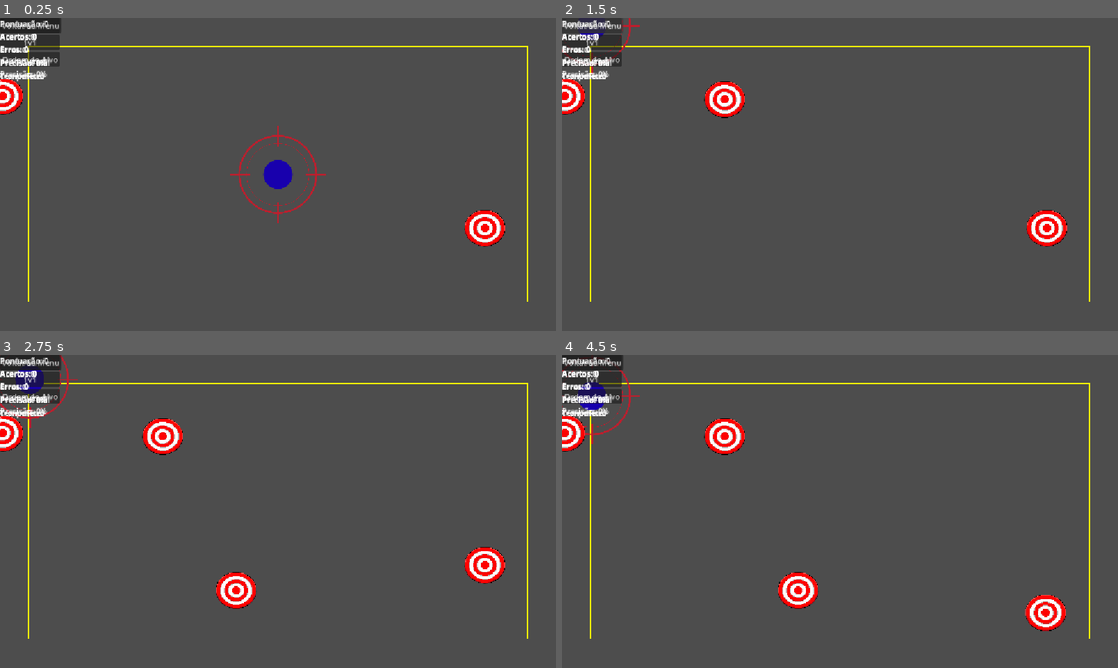
Above: before the commit, frames 1-4 (two rows, left to right).
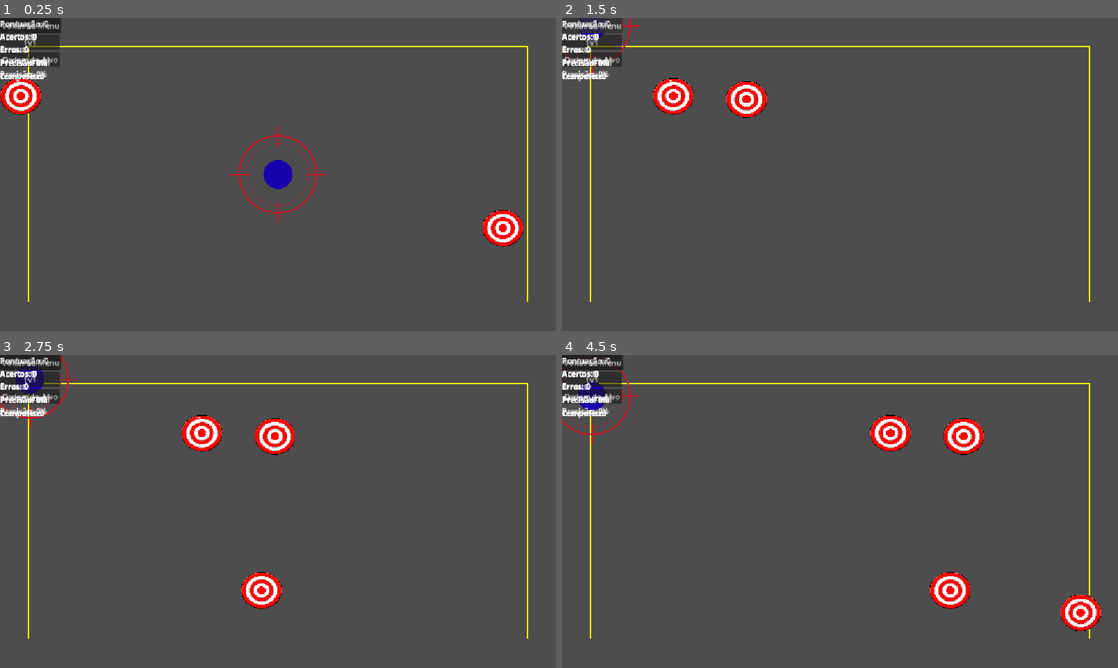
Above: after the commit, the same moments.

Repository: ditoslv/JOGO_CG2VA
Game: Godot game, scene res://main.tscn
Two runs of this game, one before a commit and one after it. Both use one fixed random seed, a clock stepped at 60 frames per second and the inputs below.
Inputs:
- Up to frame 1 (0.25 s): no input
- Up to frame 2 (1.5 s): click "Solo" at 0.5 s; click "Solo" at 1.25 s
- Up to frame 3 (2.75 s): click "1v1" at 2 s
- Up to frame 4 (4.5 s): click "Ordem do Alvo" at 2.75 s; click "1v1" at 3.5 s; click "Ordem do Alvo" at 4.25 s

The runs differ from the first frame. In frame 1, 1.6% of the frame differs, in the area x 0-95%, y 19-74%; in frame 2, 2.8%; in frame 3, 4.2%; in frame 4, 5.1%, in the area x 0-97%, y 19-89%.

Commit message:
movimento alvo

Diff:
--- a/scripts/Target/Target.gd
+++ b/scripts/Target/Target.gd
@@ -28,8 +28,7 @@
 
 @onready var _collision: CollisionShape2D = $CollisionShape2D
 @onready var _sprite: Sprite2D = $Sprite2D
-@onready var _particulas: CPUParticles2D = $Particulas
-
+@onready var _particulas: CPUParticles2D = $CPUParticles2D
 
 func _ready() -> void:
 	desativar() # todo alvo começa inativo até o spawner chamar ativar()
@@ -85,6 +84,15 @@
 	_collision.disabled = false
 	scale = Vector2.ONE
 	rotation = 0.0
+	# (Resto da função ativar() acima...)
+	scale = Vector2.ONE
+	rotation = 0.0
+
+	# ADICIONE ESTAS LINHAS AQUI NO FINAL DA FUNÇÃO:
+	if velocidade == 0.0:
+		velocidade = 150.0
+	if direcao == Vector2.ZERO:
+		direcao = Vector2(1, 0) # Vector2(1, 0) faz o alvo andar para a direita
 
 
 ## Chamada pelo sistema de disparo (Disparo.gd) quando este alvo é atingido.
